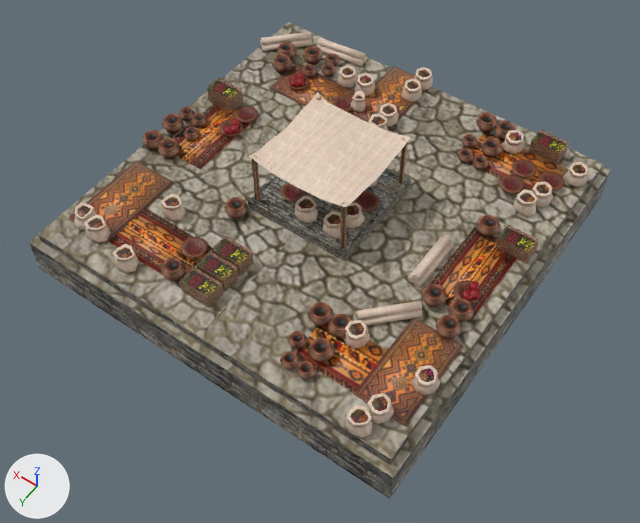
Renders of the COLLADA model art/meshes/structural/inca_market.dae from each side of a commit.
One viewpoint serves both versions: a camera (50 mm lens) standing at (-22.3, 32.3, 44.8) and looking at (-1.6, 3.4, -0.8). Arrows for +X, +Y and +Z are at lower left; the lights stay in place. Where no turn or scale is listed for an object, it has been applied to the vertices.

Script lines for the objects in view, before the commit:
```python
me_plano = bpy.data.meshes.new('Plano')
me_plano.from_pydata(...)  # 5826 vertices, 10126 faces; spans x -13.8..13.8, y -13.9..13.8, z -2.1..6.3
me_plano.materials.append(mat_materiais_001)  # picture img_inca_struct_png
ob_market = bpy.data.objects.new('market', me_plano)
ob_market.location = (0.0, 0.0, 0.0)
```
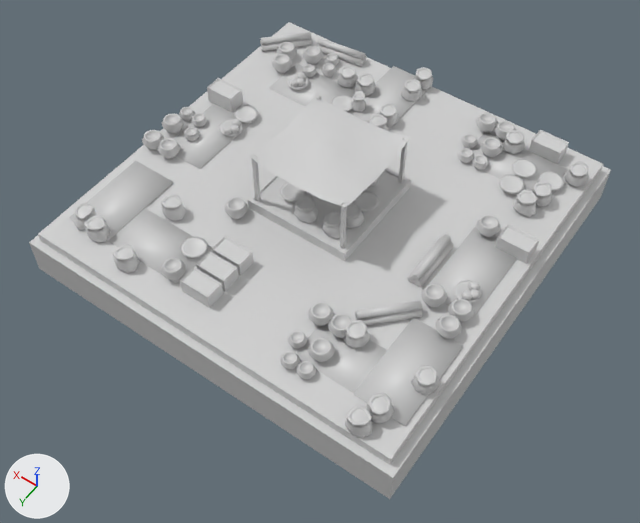
Where the change shows, as pixel boxes [x1, y1, x2, y2] in the pictures (640 x 523 px):
'market', recoloured: [29, 22, 611, 499] in both

Patch to the scene script:
```diff
--- a/art/meshes/structural/inca_market.dae.py
+++ b/art/meshes/structural/inca_market.dae.py
@@ mat_materiais_009 @@
+mat_materiais_009 = principled_material('Materiais_009')
+mat_materiais_009.base_color = (0.64, 0.64, 0.64)  # light grey #d1d1d1
+mat_materiais_009.roughness = 0.44
@@ me_plano @@
 me_plano.from_pydata(...)  # 5826 vertices, 10126 faces; spans x -13.8..13.8, y -13.9..13.8, z -2.1..6.3
-me_plano.materials.append(mat_materiais_001)  # picture img_inca_struct_png
+me_plano.materials.append(mat_materiais_009)  # light grey #d1d1d1
```
